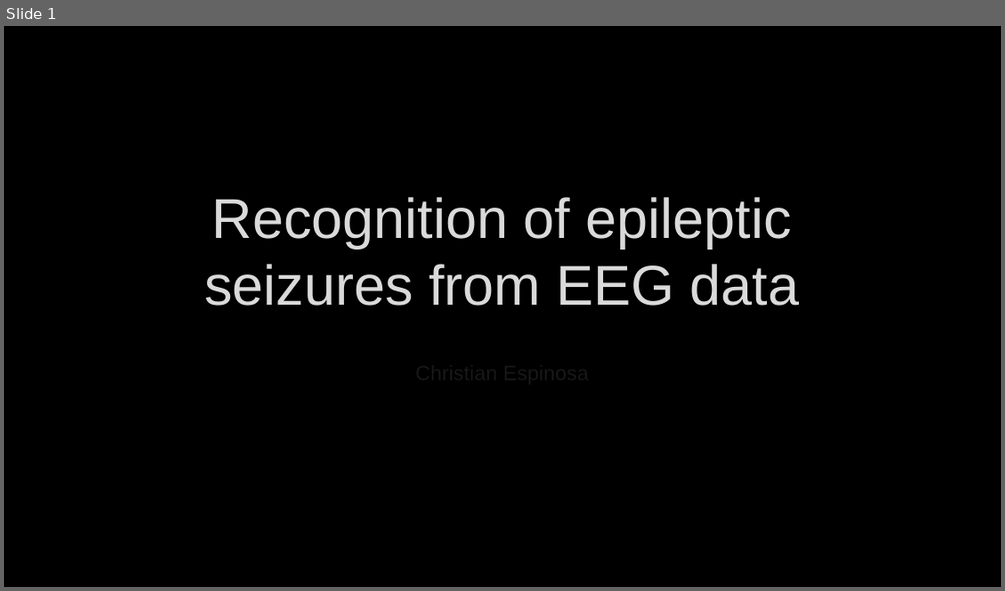
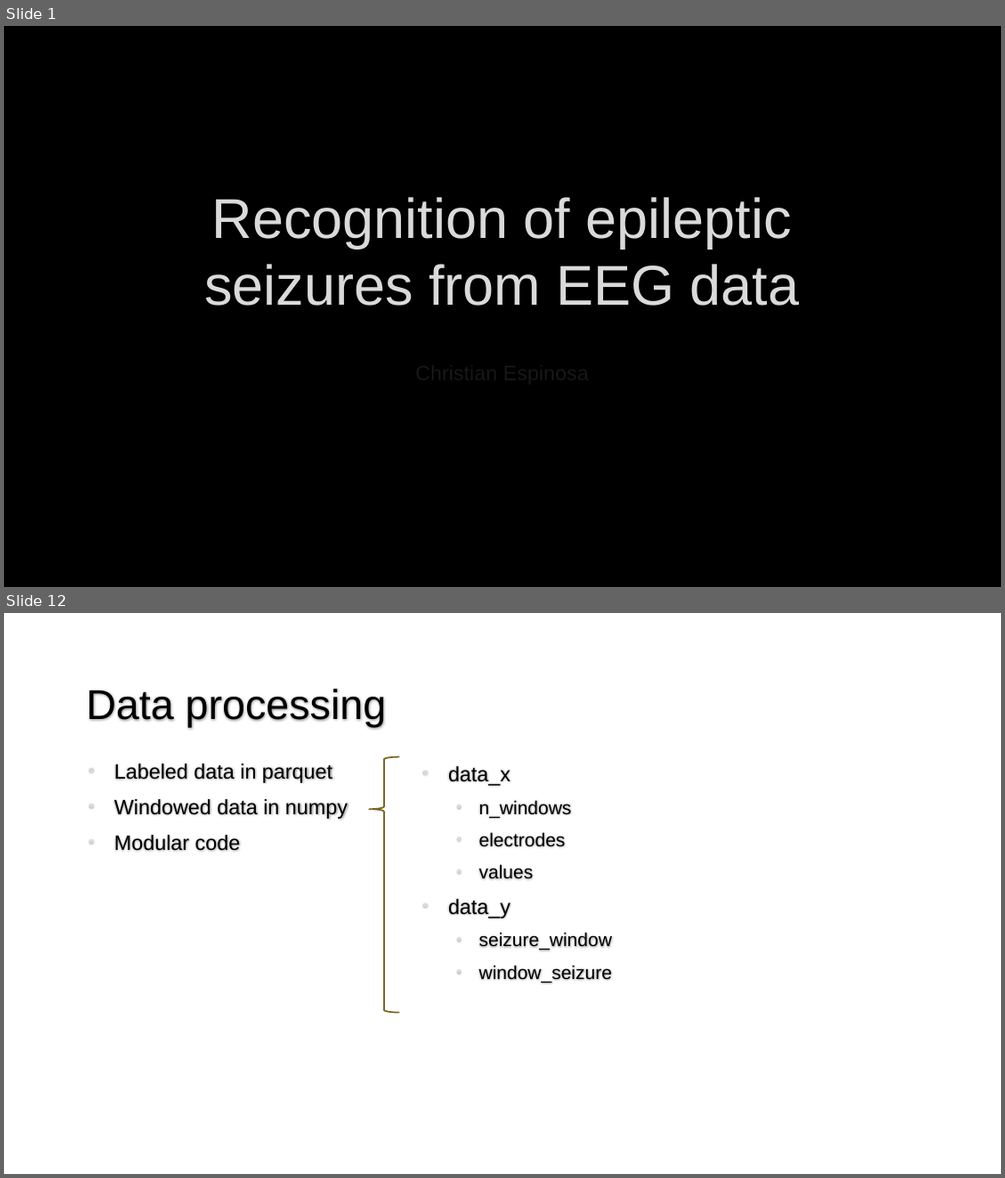
Before and after one commit to Christian-Espinosa/TFG-AI-detection-seizures, a slide deck: Documentation/PresentacióTFG.pptm. Shown one above the other, each under a label of ours: slide 1 before the commit, slides 1 and 12 after it; the slides between them are not shown. The pictures are 1005x591 and 1005x1178 pixels, drawn with LibreOffice and Linux fonts; fonts in the diff are those of the drawing; background and template pictures are left out. Boxes give left, top, right and bottom in pixels: in the first picture for what was removed or moved away, otherwise in the second. Text is boxed around its words. In the diff, an @@ line names an element or a change of style, - is before the commit and + after.

```diff
--- a/Documentation/PresentacióTFG.pptm
+++ b/Documentation/PresentacióTFG.pptm
@@ slide 12 added at [4,613,1001,1174], background #FFFFFF @@
@@ title added at [86,689,387,727], 40 pt, text #000000 @@
+Data processing
@@ text added at [114,763,348,851], 20 pt, text #000000 @@
+• Labeled data in parquet
+• Windowed data in numpy
+• Modular code
@@ left brace added at [369,756,399,1013], outline #7A6624 1.5 pt @@
@@ text added at [448,800,612,982], 18 pt, text #000000 @@
+• data_x
+  • n_windows
+  • electrodes
+  • values
+• data_y
+  • seizure_window
+  • window_seizure
```
Also in this commit, not shown: 13 other slides added, 1 slide removed, 2 other files.
